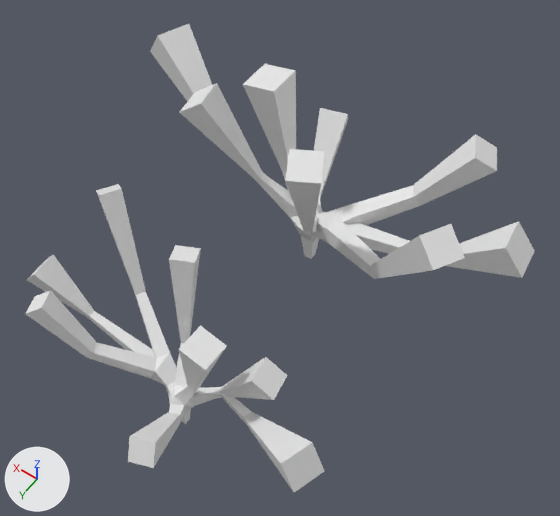
The glTF model Modelos/Assets/Coral2BIG.glb, before and after one commit.
One viewpoint serves both versions: a 50 mm camera at (-0.183, 0.247, 0.463) aimed at (-0.008, 0.002, 0.078). The lights are fixed; the arrows at lower left show +X, +Y and +Z. The older version comes first. Where no turn or scale is listed for an object, it has been applied to the vertices.

The older version as bpy lines, for what is in view:
```python
me_plane = bpy.data.meshes.new('Plane')
me_plane.from_pydata(...)  # 381 vertices, 776 faces; spans x -0.11..0.113, y -0.06..0.055, z 0.0..0.123
me_plane_003 = bpy.data.meshes.new('Plane.003')
me_plane_003.from_pydata(...)  # 381 vertices, 776 faces; spans x -0.152..0.147, y -0.073..0.076, z 0.0..0.165
ob_plane = bpy.data.objects.new('Plane', me_plane)
ob_plane.location = (0.0, 0.0967, 0.0)
ob_plane_003 = bpy.data.objects.new('Plane.003', me_plane_003)
ob_plane_003.location = (0.0107, -0.0632, 0.0)
```
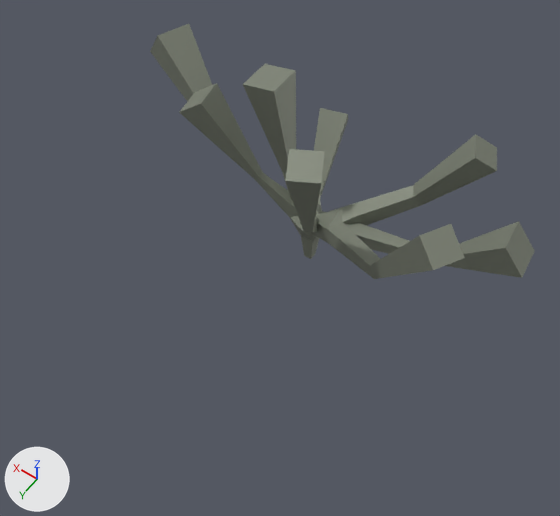
Changed parts and their boxes [x1, y1, x2, y2] in the pictures (560 x 516 px):
'Plane.003', recoloured (white to grey)
    both: [150, 24, 535, 279]
'Plane', deleted
    before: [26, 184, 324, 492]

The change in detail:
Material 'Material.002' (mat_material_002) is new.
Its base color is (0.237, 0.258, 0.204) (grey #868b7d).
Its metallic is 0.3.
me_plane_003 has 381 vertices, 776 faces and spans x -0.152..0.147, y -0.073..0.076, z 0.0..0.165.
me_plane_003 gains material mat_material_002 (grey #868b7d).
Object 'Plane' (ob_plane) is deleted.
